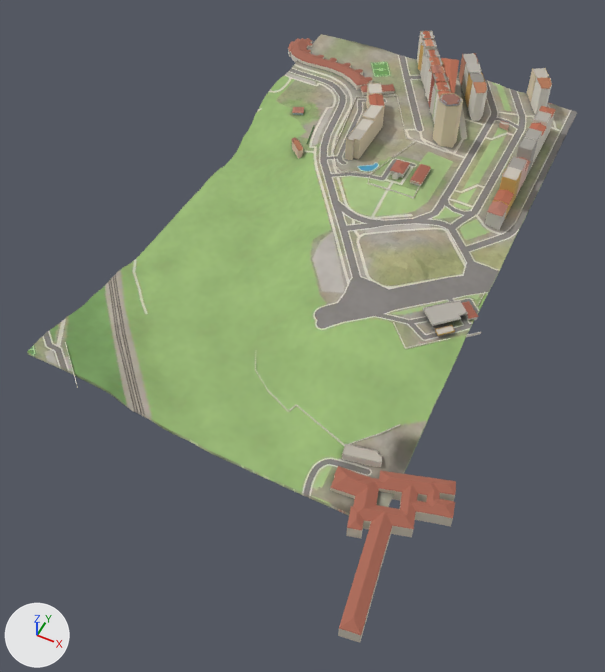
One commit to the glTF model public/tiles/norte/t_7_3.glb: the scene before it, then after it.
Rendered twice from a 50 mm camera at (1971.0, 2644.0, 525.0) aimed at (1763.0, 3061.0, 3.0). Lighting does not change. The marker at lower left points along +X, +Y and +Z. The older version comes first. Where no turn or scale is listed for an object, it has been applied to the vertices. Vertices at exactly the same position are counted once.

Names of what the first picture shows: 'buildings', 'terrain'.
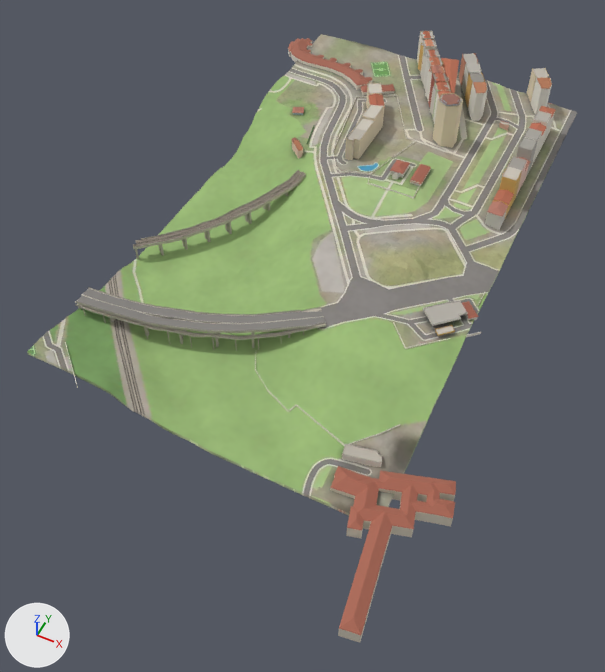
Where the change shows, as pixel boxes [x1, y1, x2, y2] in the pictures (605 x 672 px):
```json
{"part": 1, "of": "me_buildings", "change": "added", "after": [75, 169, 326, 351]}
```

The change, as JSON lines over the scene's bpy script:
```json
{"block": "me_buildings", "where": "# used by ob_buildings; location = (1761.0, 3131.0, 60.0)"}
{"op": "remove", "block": "me_buildings", "code": "me_buildings.from_pydata(...)  # 2438 vertices, 3138 faces; spans x -174.0..174.0, y -293.0..293.0, z -42.0..42.0"}
{"op": "add", "block": "me_buildings", "code": "me_buildings.from_pydata(...)  # 5061 vertices, 7117 faces; spans x -174.0..174.0, y -293.0..293.0, z -42.0..42.0"}
{"block": "me_buildings", "change": "me_buildings part 1: 2615 vertices added at x -155.0..32.0, y -160.0..69.0, z -33.0..-4.0"}
{"block": "me_buildings", "change": "other edits to the shape of me_buildings do not show in these pictures"}
```
